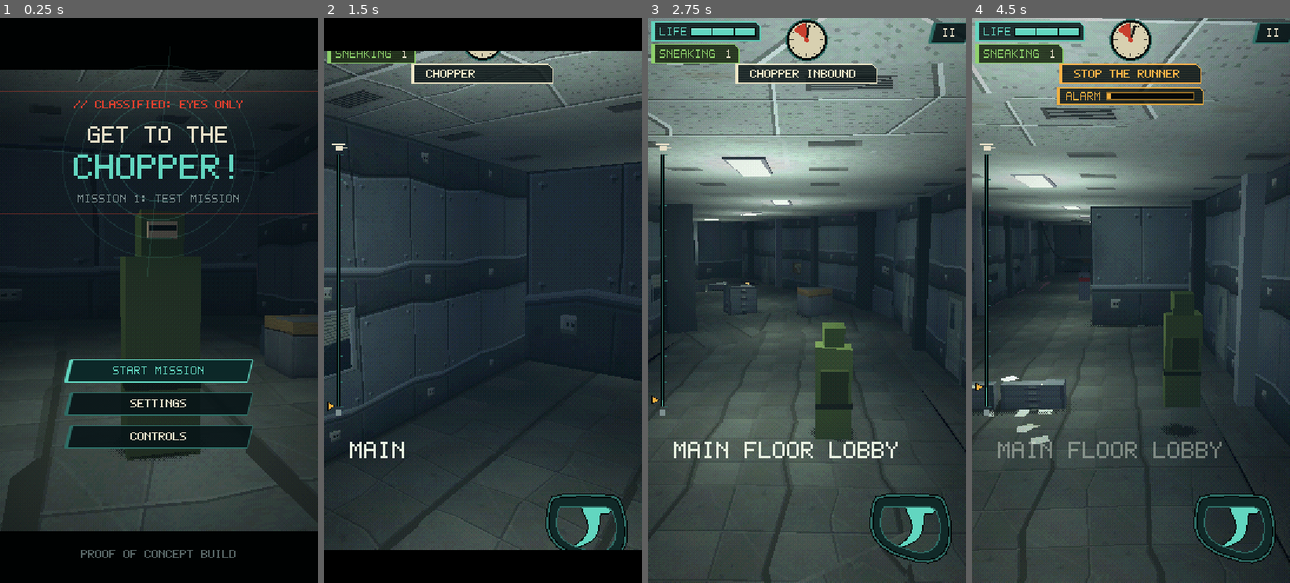
Above: before the commit, frames 1-4 (left to right).
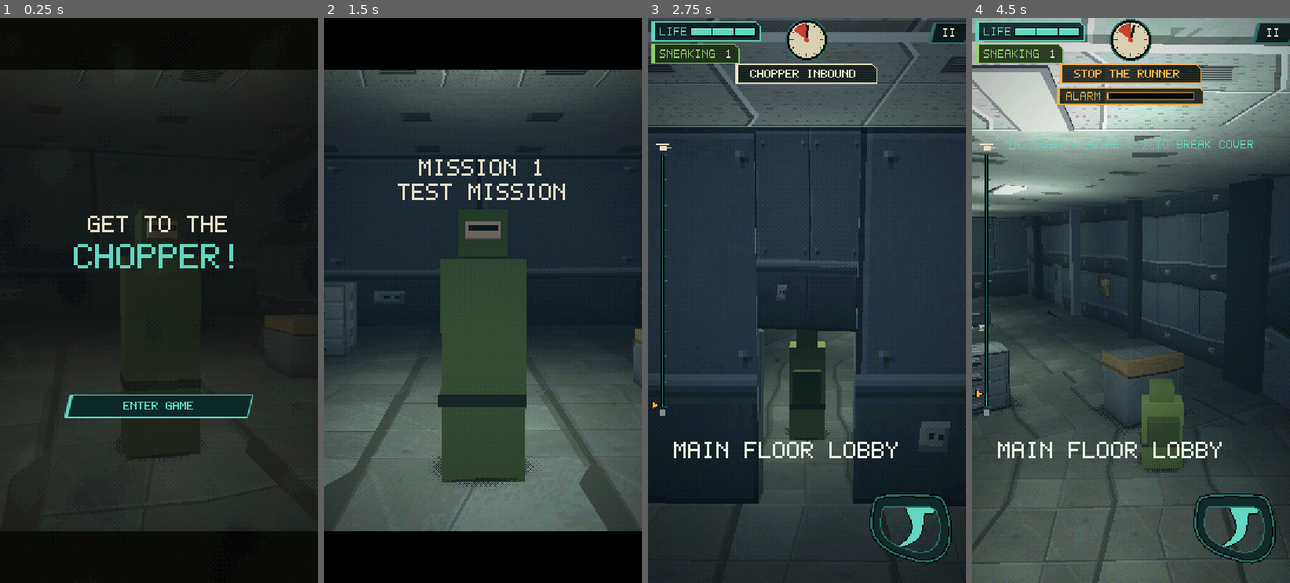
Above: after the commit, the same moments.

Repository: lhunt-gdev/get-to-the-chopper-test
Game: Godot game, scene res://game/levels/prototype_slice/prototype_slice.tscn
Same seed, same stepped clock (60 frames per second), same inputs: the game is played once before the commit and once after it.
Inputs (mouse positions are in pixels of both pictures, inside the frame that each line leads up to):
- Up to frame 1 (0.25 s): no input
- Up to frame 2 (1.5 s): click "START MISSION" (after the commit: "ENTER GAME") at 0.5 s; click (483, 368) at 1.25 s, where only the run after the commit has a clickable "START MISSION"
- Up to frame 3 (2.75 s): tap Enter (ui_accept) at 2, 2.27 s; move the mouse to (876, 272) at 2.02 s; hold Right (ui_right) from 2.03 s (still down); click (876, 272) at 2.17 s
- Up to frame 4 (4.5 s): release Right (ui_right) at 2.75 s; drag from (1067, 328) to (1115, 413) at 2.77 s; move the mouse to (1162, 176) at 3.52 s; hold Right (ui_right) 3.53-4.25 s; click (1162, 176) at 3.67 s; drag from (1115, 413) to (1035, 215) at 4.27 s

The runs differ from the first frame. In frame 1, 13% of the frame differs, in the area x 0-100%, y 8-96%; in frame 2, 52%; in frame 3, 59%, in the area x 0-100%, y 0-100%; in frame 4, 48%.

Commit message:
Title screen: see-through dithered camo, ENTER GAME unlocks audio
Browsers block sound until the first tap, so the game now opens on a
title screen (#080808 random woodland camo, 65% opaque, the title and
ENTER GAME). Its tap starts the menu music and opens the main menu.
Shown once per page load.

Co-Authored-By: Claude Opus 5.5 <noreply@anthropic.com>

Diff:
--- a/game/levels/prototype_slice/prototype_slice.gd
+++ b/game/levels/prototype_slice/prototype_slice.gd
@@ -82,6 +82,8 @@
 
 ## Retry skips the title card so the loop stays fast.
 static var _skip_title := false
+## The title screen (ENTER GAME) shows once per page load: its tap is what lets the browser play sound.
+static var _title_seen := false
 
 var _started := false
 var _graph: RouteGraph
@@ -232,11 +234,19 @@
 	else:
 		# The main menu, over the camera swaying slowly in front of you, with the theme playing.
 		_menu_open = true
-		_frontend.show_main()
 		_hud.set_playing(false)
 		_hud.set_letterbox(true)
-		_audio.play_menu_music()
 		_update_camera(1.0)
+		if _title_seen:
+			_frontend.show_main()
+			_audio.play_menu_music()
+		else:
+			# First the title screen: tapping ENTER GAME unlocks the sound, then the menu and its theme.
+			_frontend.show_title()
+			_frontend.title_done.connect(func() -> void:
+				_title_seen = true
+				_frontend.show_main()
+				_audio.play_menu_music(), CONNECT_ONE_SHOT)
 	_frontend.clicked.connect(func() -> void: _audio.play("tick", -2.0, 0.0, "UI"))
 	Settings.changed.connect(_apply_settings)
 	_apply_settings()
--- a/game/ui/menu/frontend.gd
+++ b/game/ui/menu/frontend.gd
@@ -4,6 +4,8 @@
 ## swaying opening camera), SETTINGS, CONTROLS, the pause menu, and the end screens. It keeps
 ## working while the game is paused. The level listens to its signals.
 
+## ENTER GAME on the title screen: the first tap, so audio can start (browsers block it until then).
+signal title_done
 signal start_requested
 signal resume_requested
 signal retry_requested
@@ -11,7 +13,7 @@
 ## Any button pressed (the level plays a blip for it).
 signal clicked
 
-enum Screen { NONE, MAIN, SETTINGS, CONTROLS, PAUSE, END }
+enum Screen { NONE, TITLE, MAIN, SETTINGS, CONTROLS, PAUSE, END }
 
 const AIM_NAMES := {"auto": "AUTO", "auto_tap": "AUTO + TAP", "tap": "TAP ONLY"}
 const SWIPE_NAMES := {"low": "LOW", "medium": "MEDIUM", "high": "HIGH"}
@@ -51,6 +53,10 @@
 	return _screen != Screen.NONE
 
 
+func show_title() -> void:
+	_show(Screen.TITLE)
+
+
 func show_main() -> void:
 	_show(Screen.MAIN)
 
@@ -80,7 +86,11 @@
 		c.queue_free()
 	_dim.visible = s != Screen.NONE
 	_dim.color = Color(0.0, 0.02, 0.03, 0.35 if s == Screen.MAIN else 0.7)
+	if s == Screen.TITLE:
+		_dim.color.a = 0.0  # the camouflage does the darkening (and still blocks input)
 	match s:
+		Screen.TITLE:
+			_build_title()
 		Screen.MAIN:
 			_build_main()
 		Screen.SETTINGS:
@@ -94,6 +104,15 @@
 
 
 # --- Screens --------------------------------------------------------------------------
+
+## The title screen: near-black camouflage, the title, ENTER GAME. Your tap on it is the first
+## input, which lets the browser start the sound.
+func _build_title() -> void:
+	_root.add_child(CamoBackdrop.new())
+	_place_wide(UiKit.label("GET TO THE", 16, UiKit.PAPER, HORIZONTAL_ALIGNMENT_CENTER), 168)
+	_place_wide(UiKit.label("CHOPPER!", 24, UiKit.TEAL, HORIZONTAL_ALIGNMENT_CENTER), 192)
+	var start := _button("ENTER GAME", 320, func() -> void: title_done.emit())
+	start.grab_focus()
 
 func _build_main() -> void:
 	_back_to = Screen.MAIN
@@ -386,3 +405,39 @@
 			draw_string(f, Vector2(x, y), ("▶ " if last else "  ") + route[i], HORIZONTAL_ALIGNMENT_LEFT, -1, 8,
 					accent if last else UiKit.PAPER)
 			y += 13
+
+
+## The title screen's backdrop: #080808 (65% opaque) with a random woodland-camouflage pattern in very dark
+## olive, brown and green, dithered (4x4 Bayer) in 2x2-pixel blocks like the PS1. New each load.
+class CamoBackdrop extends TextureRect:
+	## Slightly see-through, so the game shows faintly behind it (user).
+	const OPACITY := 0.65
+	const TONES: Array[Color] = [Color("080808"), Color("10130d"), Color("15120d"), Color("181d14")]
+	const BAYER := [0, 8, 2, 10, 12, 4, 14, 6, 3, 11, 1, 9, 15, 7, 13, 5]
+
+	func _ready() -> void:
+		mouse_filter = Control.MOUSE_FILTER_STOP
+		position = Vector2.ZERO
+		size = get_viewport_rect().size  # the whole screen (the menu root has no size of its own)
+		stretch_mode = TextureRect.STRETCH_SCALE
+		expand_mode = TextureRect.EXPAND_IGNORE_SIZE
+		texture_filter = CanvasItem.TEXTURE_FILTER_NEAREST
+		self_modulate.a = OPACITY
+		texture = ImageTexture.create_from_image(camo(135, 240, randi()))
+
+	## The pattern, w x h pixels. Pure (seeded), so it's testable.
+	static func camo(w: int, h: int, seed_value: int) -> Image:
+		var blobs := FastNoiseLite.new()
+		blobs.seed = seed_value
+		blobs.noise_type = FastNoiseLite.TYPE_SIMPLEX_SMOOTH
+		blobs.frequency = 0.022
+		blobs.fractal_octaves = 2
+		var img := Image.create(w, h, false, Image.FORMAT_RGB8)
+		var levels := TONES.size()
+		for y in h:
+			for x in w:
+				var n := clampf(blobs.get_noise_2d(x, y * 0.8) * 0.5 + 0.5, 0.0, 1.0)  # a little wider than tall
+				var b: float = BAYER[(y % 4) * 4 + (x % 4)] / 16.0 - 0.5
+				var i := clampi(int(n * levels + b * 0.45), 0, levels - 1)  # dithered only near the edges
+				img.set_pixel(x, y, TONES[i])
+		return img
Not shown, changed: README.md
Not shown, changed: docs/design/decision-log.md
